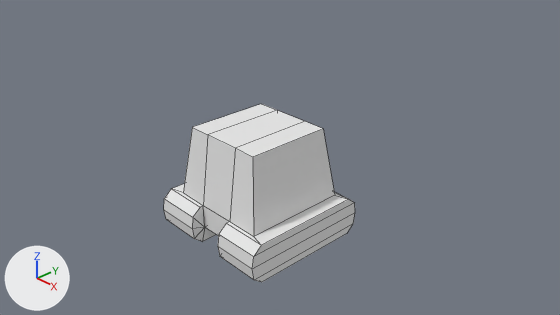
The Blender file Assets/Models/robot parts/core.blend: old version first, new version second.
Before and after are seen from the file's camera 'Camera'. Arrows for +X, +Y and +Z are at lower left; the lights stay in place. Mesh edges are drawn as thin lines.
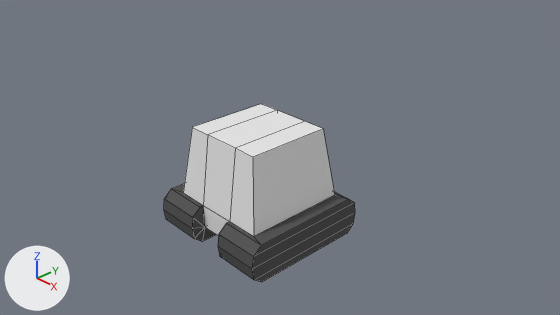
Commit message: update robot core part model

Boxes [x1, y1, x2, y2] around the edits, measured in the pictures (560 x 315 px):
part 1 of me_cube, recoloured (white to grey)
    both: [164, 189, 261, 280]
part 2 of me_cube, recoloured
    both: [172, 184, 355, 282]

What the commit changed:
Material 'tracks' (mat_tracks) is new.
Its base color is (0.0946, 0.0946, 0.0946) (dark grey #575757).
me_cube has 60 vertices, 64 faces and spans x -1.28..1.28, y -1.28..1.28, z -1.09..1.0.
me_cube is used by ob_cube; location (0.0, 0.0, 0.0).
me_cube part 1: 18 of the faces centred in x -0.82..0.82, y -1.26..-1.04, z -1.02..-0.34 switch from mat_material (white #e7e7e7) to mat_tracks (dark grey #575757).
me_cube part 2: 14 of the faces centred in x -1.28..1.28, y 0.0, z -1.09..-0.34 switch from mat_material (white #e7e7e7) to mat_tracks (dark grey #575757).
